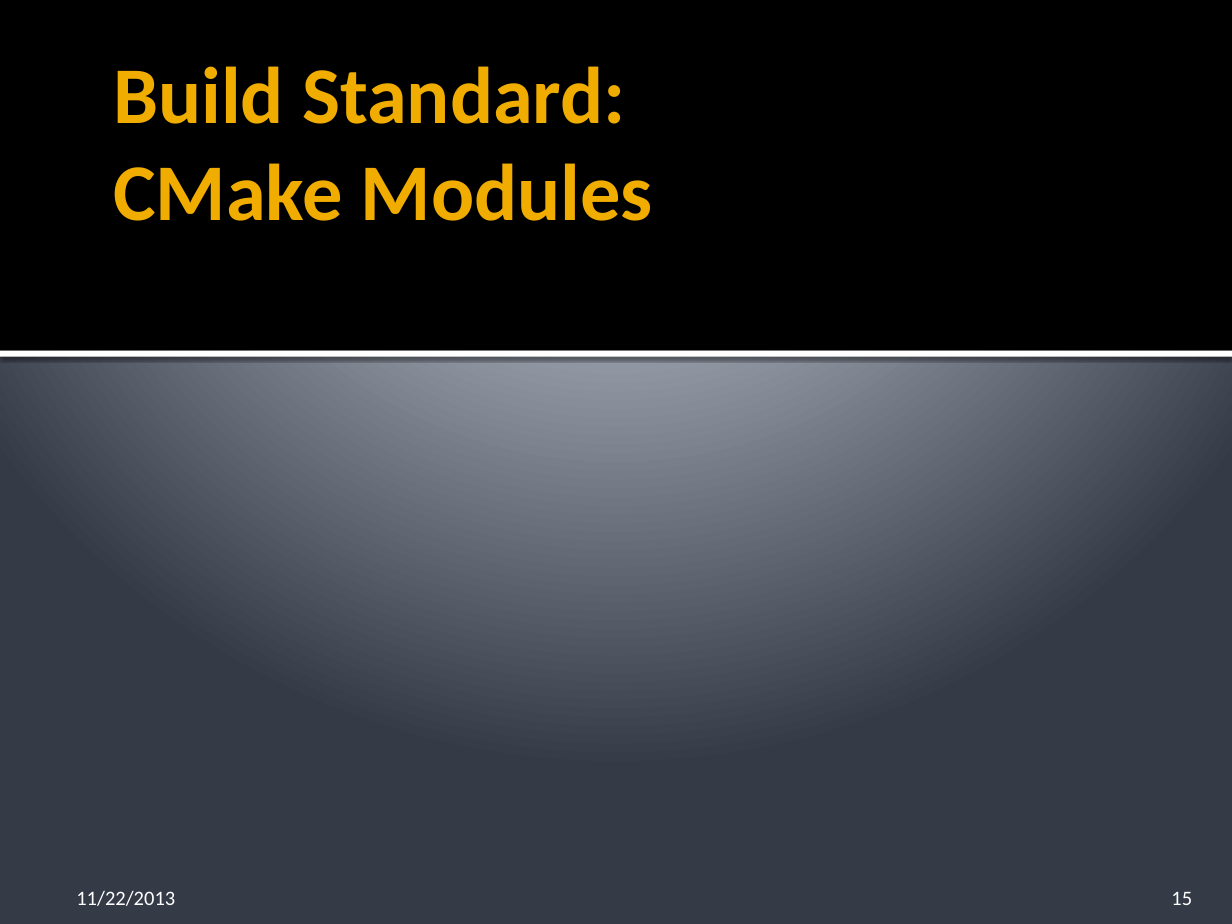
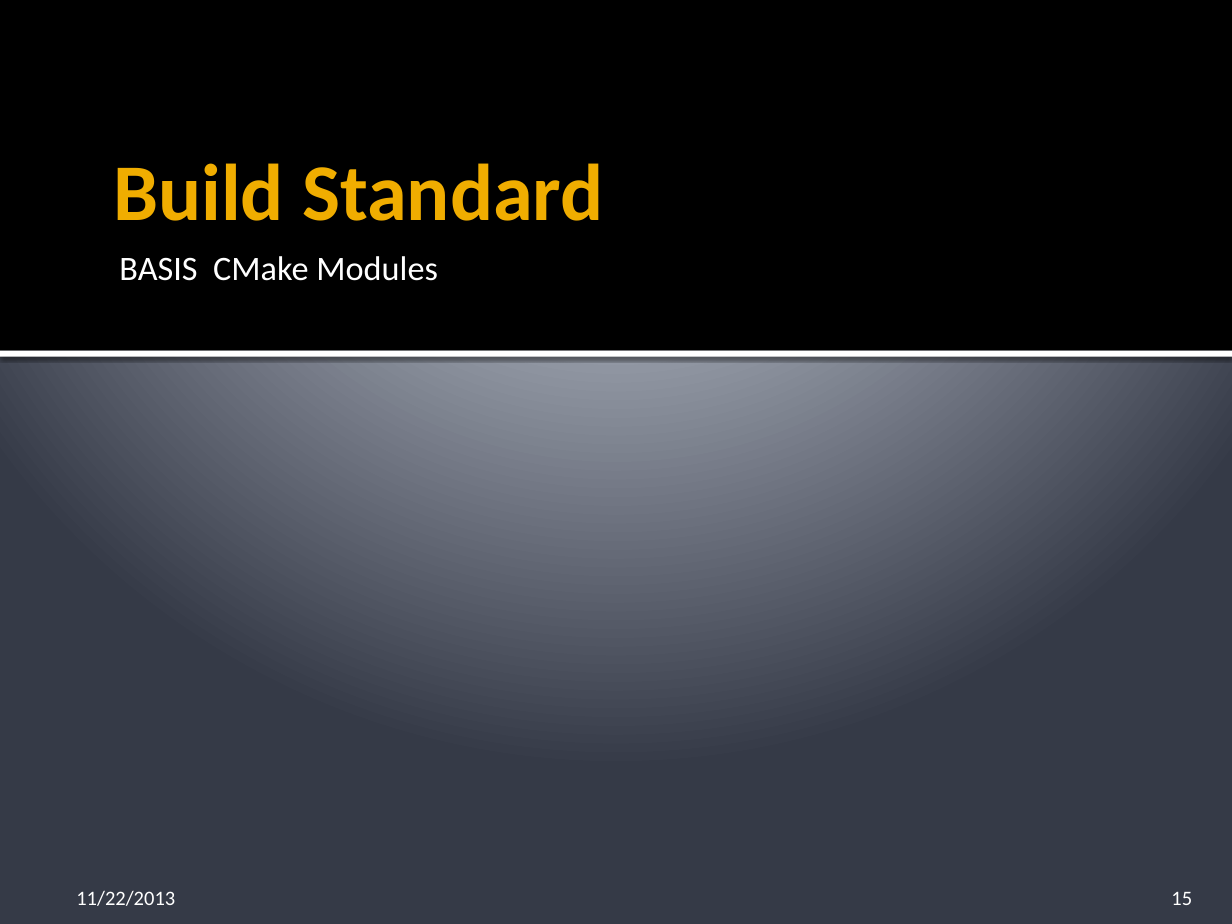
Before and after one commit to cmake-basis/legacy, a slide deck: slide 15 of doc/BASIS_Introduction.pptx. Drawn at 1232x924 pixels with LibreOffice and Linux fonts; fonts in the diff are those of the drawing. Boxes give left, top, right and bottom in pixels: in the first picture for what was removed or moved away, otherwise in the second. Text is boxed around its words. In the diff, an @@ line names an element or a change of style, - is before the commit and + after.

```diff
--- a/doc/BASIS_Introduction.pptx
+++ b/doc/BASIS_Introduction.pptx
@@ title at (x1=113, y1=163, x2=603, y2=221): text changed @@
-Build Standard:
-CMake Modules
+Build Standard
@@ text added at (x1=119, y1=256, x2=438, y2=281), 20 pt, text #FFFFFF @@
+BASIS CMake Modules
```
Also in this commit, not shown: 10 other slides changed, 4 slides removed, 1 other file.
